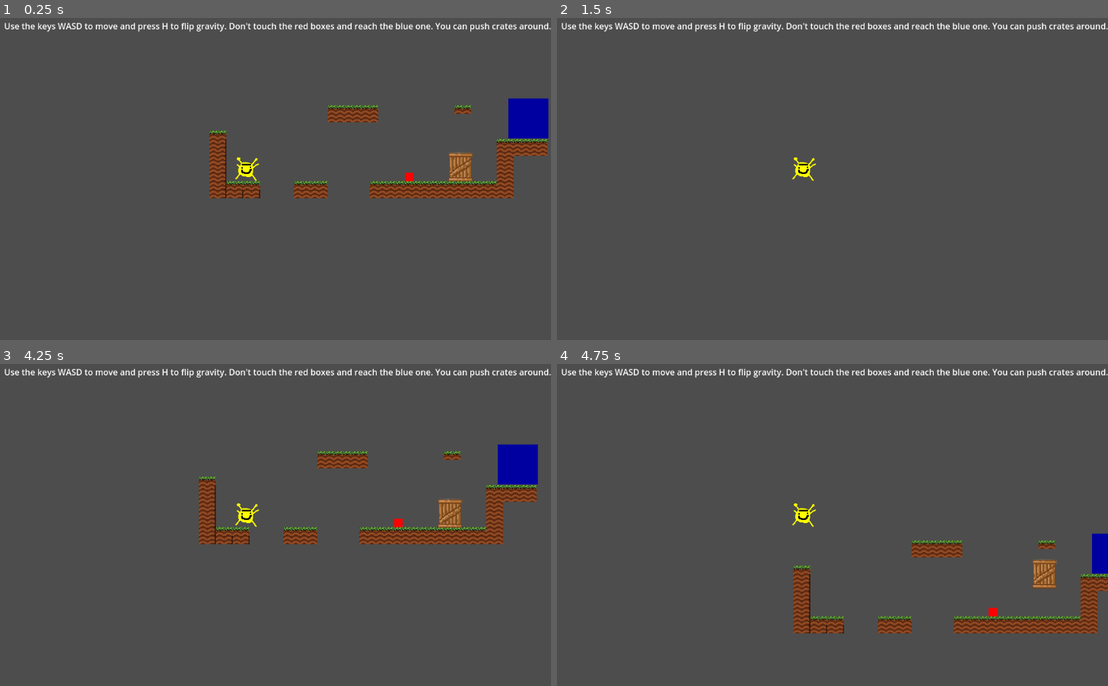
Above: before the commit, frames 1-4 (two rows, left to right).
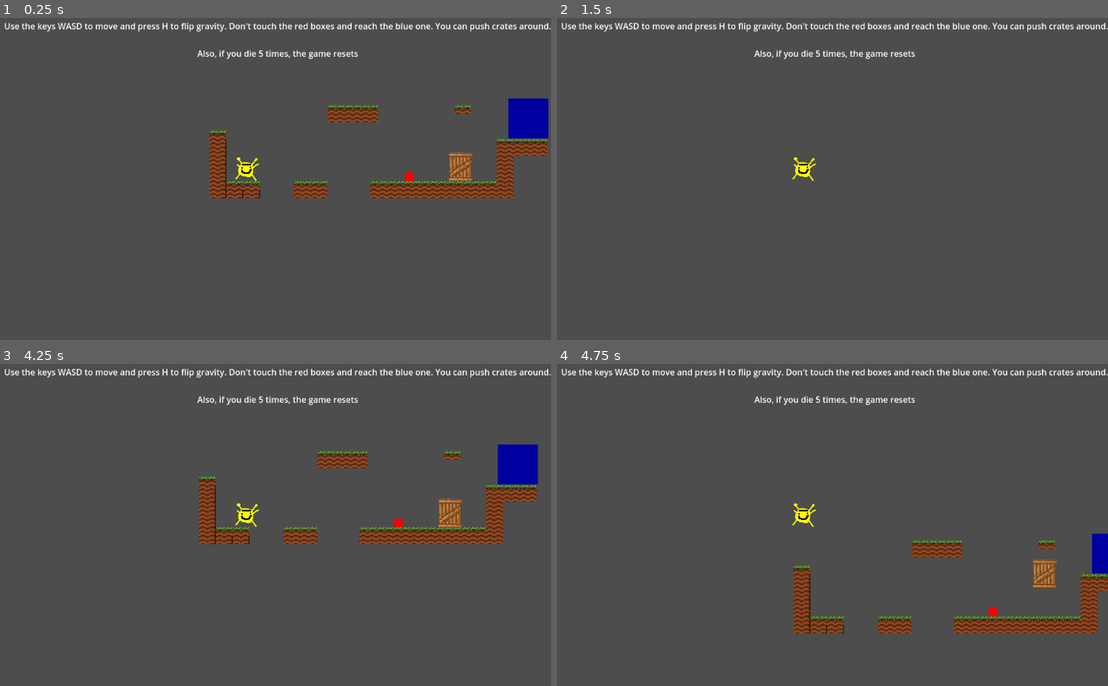
Above: after the commit, the same moments.

Repository: DarthHideous66/TheInverter
Game: Godot game, scene res://level 1.tscn
Two runs of this game, one before a commit and one after it. Both use one fixed random seed, a clock stepped at 60 frames per second and the inputs below.
Inputs:
- Up to frame 1 (0.25 s): no input
- Up to frame 2 (1.5 s): tap H at 0.5, 1.25 s; hold Right (Right) from 0.53 s (still down); tap J (anchor) at 0.6 s; tap W (Jump) at 0.77 s; tap . (g-switch) at 1.35 s
- Up to frame 3 (4.25 s): tap W (Jump) at 1.52, 3.02, 3.77 s; tap H at 2, 2.75, 3.5 s; release Right (Right) at 2.03 s; hold A (Left) 2.03-2.78 s; tap G (timestop) at 2.1 s; hold Right (Right) from 2.78 s (still down); tap J (anchor) at 2.85 s; tap . (g-switch) at 3.6 s; tap R (reset) at 4.15 s
- Up to frame 4 (4.75 s): tap H at 4.25 s; release Right (Right) at 4.28 s; hold A (Left) from 4.28 s (still down); tap G (timestop) at 4.35 s; tap W (Jump) at 4.52 s

The runs differ from the first frame. In frame 1, 0.3% of the frame differs, in the area x 35-65%, y 9-13%; in frame 2, 0.3%; in frame 3, 0.3%; in frame 4, 0.3%.

Commit message:
After 5 deaths the game resets

Diff:
--- a/platformer/Globals.gd
+++ b/platformer/Globals.gd
@@ -3,3 +3,4 @@
 var gravity_sign := 1
 var stopped := false
 var pressed = false
+var deaths = 0
--- a/platformer/box.gd
+++ b/platformer/box.gd
@@ -25,6 +25,5 @@
 		linear_velocity.x = 0
 
 	else:
-		# Normal gravity applied
 		var gravity_force = Globals.gravity_sign * 1500.0 * mass
 		apply_central_force(Vector2(0, gravity_force))
--- a/platformer/character_body_2d.gd
+++ b/platformer/character_body_2d.gd
@@ -61,4 +61,6 @@
 
 	$CanvasLayer/Label.text = "GAME OVER"
 	$CanvasLayer/Label.visible = true
+	Globals.deaths += 1
+
 	set_physics_process(false)
--- a/platformer/door.gd
+++ b/platformer/door.gd
@@ -3,7 +3,7 @@
 func _process(delta: float) -> void:
 	if Globals.pressed:
 		$CollisionShape2D.disabled = true
-		$Sprite2D.hide()   # call the method to hide
+		$Sprite2D.hide()
 	else:
 		$CollisionShape2D.disabled = false
-		$Sprite2D.show()   # call the method to show
+		$Sprite2D.show()
--- a/platformer/end_goal.gd
+++ b/platformer/end_goal.gd
@@ -3,25 +3,29 @@
 var current_scene_name = ""
 
 func _ready():
-	var area = get_parent()
-	var current_scene = get_tree().current_scene
-	current_scene_name = current_scene.name
-	if area is Area2D:
-		print("Found Area2D, connecting signal...")
-		area.body_entered.connect(_on_body_entered)
-	else:
-		print("Parent is not Area2D!")
+    var area = get_parent()
+    var current_scene = get_tree().current_scene
+    current_scene_name = current_scene.name
+    if area is Area2D:
+        print("Found Area2D, connecting signal...")
+        area.body_entered.connect(_on_body_entered)
+    else:
+        print("Parent is not Area2D!")
 
 func _on_body_entered(body):
-	if body.name == "CharacterBody2D":
-		if current_scene_name == "Level1":
-			get_tree().change_scene_to_file("res://level 2.tscn")
-		elif current_scene_name == "Level2":
-			get_tree().change_scene_to_file("res://level 3.tscn")
-		elif current_scene_name == "Level3":
-			get_tree().change_scene_to_file("res://level 4.tscn")
+    if body.name == "CharacterBody2D":
+        if current_scene_name == "Level1":
+            get_tree().change_scene_to_file("res://level 2.tscn")
+        elif current_scene_name == "Level2":
+            get_tree().change_scene_to_file("res://level 3.tscn")
+        elif current_scene_name == "Level3":
+            get_tree().change_scene_to_file("res://level 4.tscn")
 
 func _process(delta):
-	if Input.is_action_just_pressed("reset"):
-		get_tree().reload_current_scene()
-		Globals.gravity_sign = 1
+    if Globals.deaths >= 5:
+        get_tree().change_scene_to_file("res://level 1.tscn")
+
+        Globals.deaths = 0
+    if Input.is_action_just_pressed("reset"):
+        get_tree().reload_current_scene()
+        Globals.gravity_sign = 1
--- a/platformer/level 1.tscn
+++ b/platformer/level 1.tscn
@@ -254,7 +254,9 @@
 offset_top = -117.76
 offset_right = 832.352
 offset_bottom = -266.48
-text = "Use the keys WASD to move and press H to flip gravity. Don't touch the red boxes and reach the blue one. You can push crates around."
+text = "Use the keys WASD to move and press H to flip gravity. Don't touch the red boxes and reach the blue one. You can push crates around.
+
+Also, if you die 5 times, the game resets"
 horizontal_alignment = 1
 vertical_alignment = 1
 
